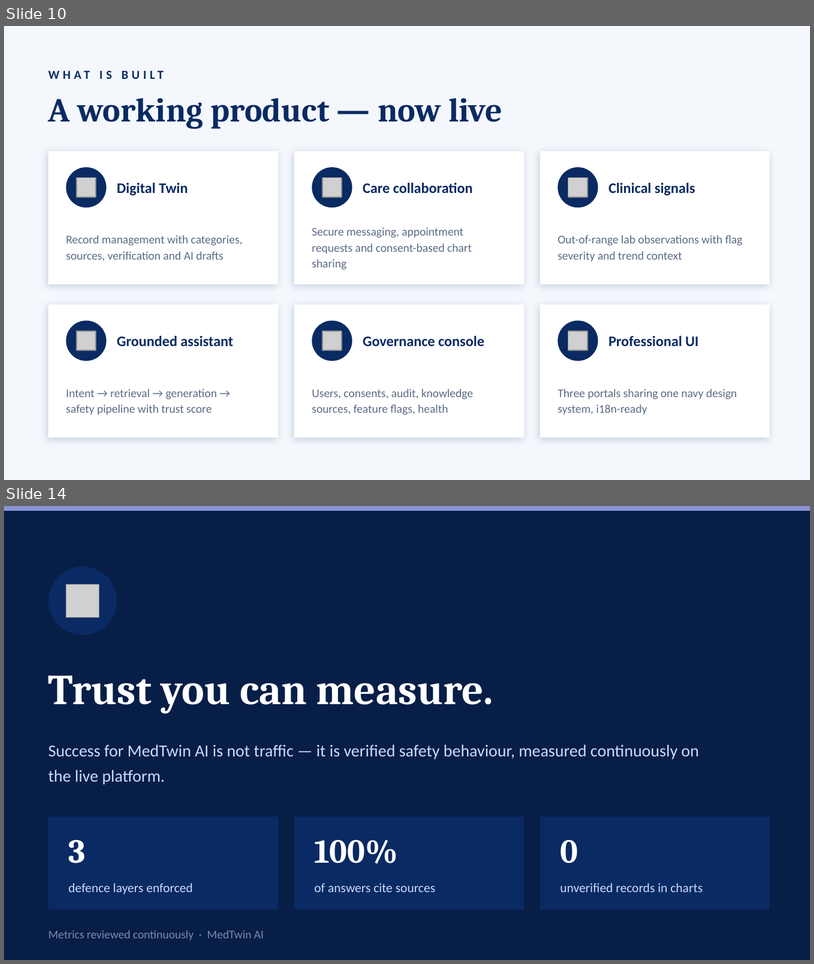
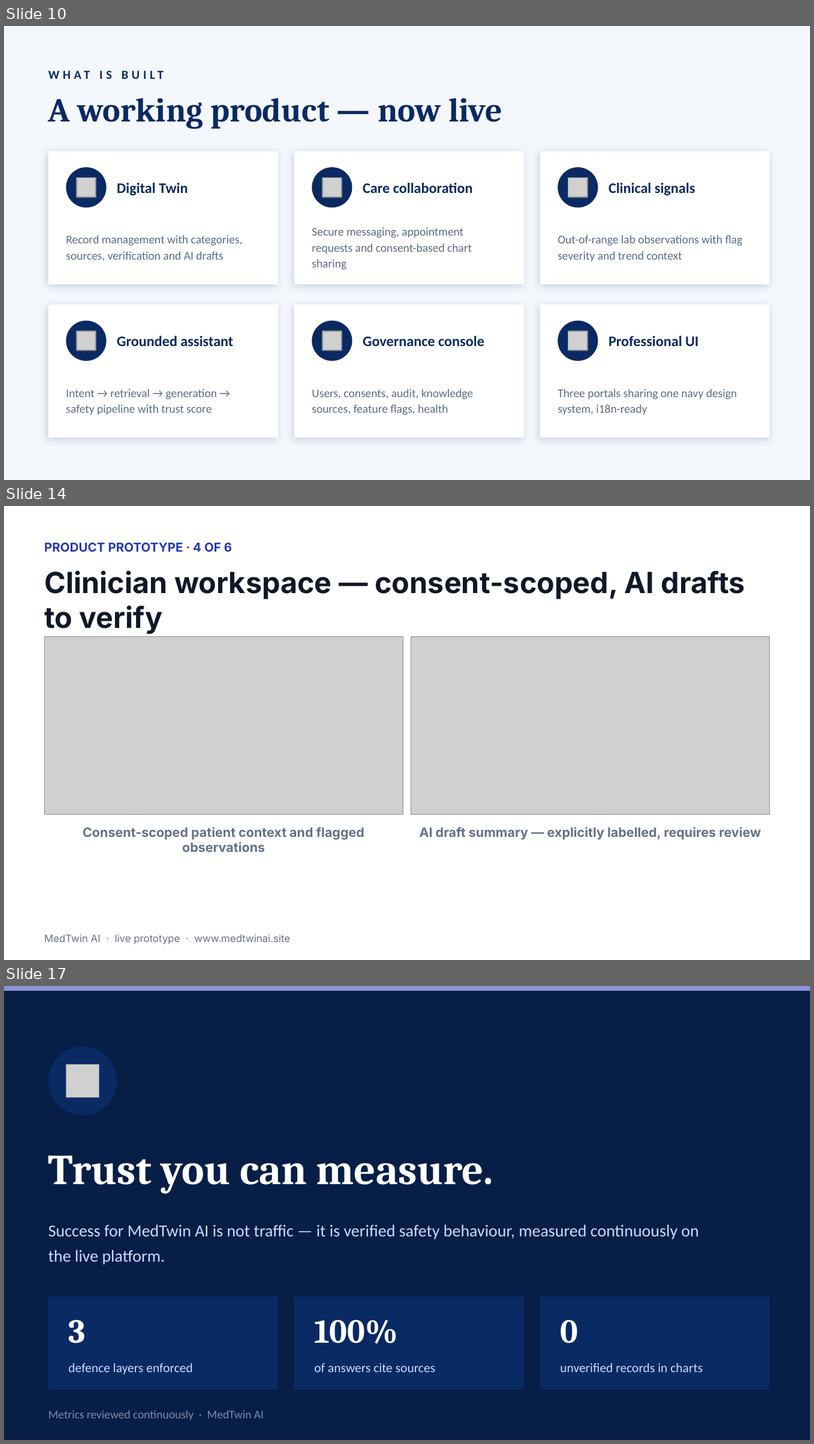
Before and after one commit to simul49/MedTwin-AI, a slide deck: MedTwin-AI-Presentation.pptx. Shown one above the other, each under a label of ours: slides 10 and 14 before the commit, slides 10, 14 and 17 after it; the slides between them are not shown. The pictures are 814x964 and 814x1444 pixels, drawn with LibreOffice and Linux fonts; fonts in the diff are those of the drawing; grey boxes stand for pictures. Boxes give left, top, right and bottom in pixels: in the first picture for what was removed or moved away, otherwise in the second. Text is boxed around its words. In the diff, an @@ line names an element or a change of style, - is before the commit and + after.

Commit message:
docs: full-project prototype walkthrough in deck (clinician, admin, consent, landing)

```diff
--- a/MedTwin-AI-Presentation.pptx
+++ b/MedTwin-AI-Presentation.pptx
@@ slide 14 added at [4,506,810,960], background #FFFFFF @@
@@ text added at [44,543,232,552], 11 pt, text #2539B4, bold @@
+PRODUCT PROTOTYPE · 4 OF 6
@@ text added at [44,570,746,634], 26 pt, text #101828, bold @@
+Clinician workspace — consent-scoped, AI drafts to verify
@@ picture added at [44,637,403,814] @@
@@ picture added at [411,637,770,814] @@
@@ text added at [83,826,365,852], 11.5 pt, text #667085, bold @@
+Consent-scoped patient context and flagged observations
@@ text added at [420,826,761,840], 11.5 pt, text #667085, bold @@
+AI draft summary — explicitly labelled, requires review
@@ text added at [44,934,290,944], 9 pt, text #667085 @@
+MedTwin AI · live prototype · www.medtwinai.site
@@ what was slide 14 is now slide 17 @@
```
Also in this commit, not shown: 3 slides changed, 2 other slides added.
